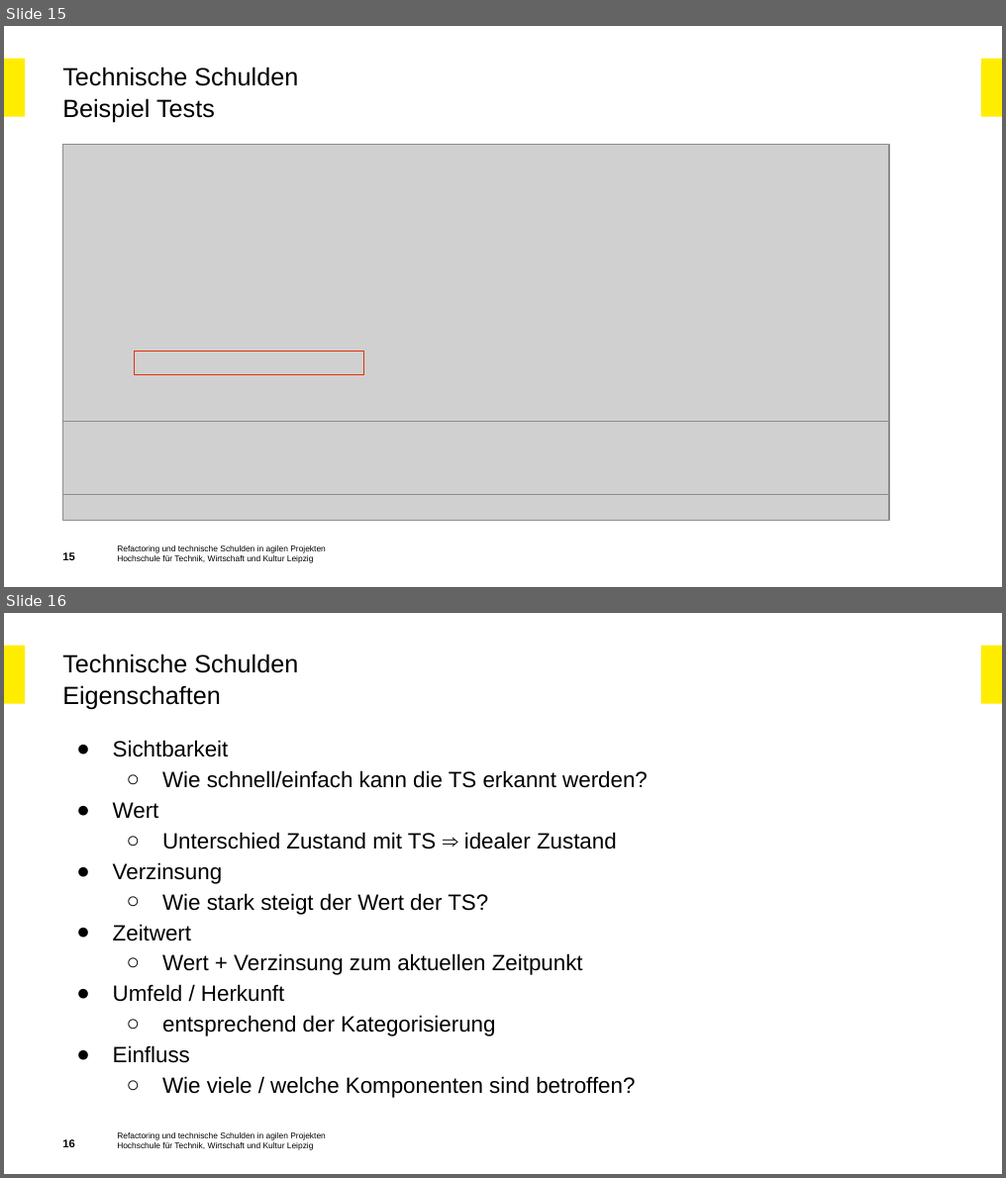
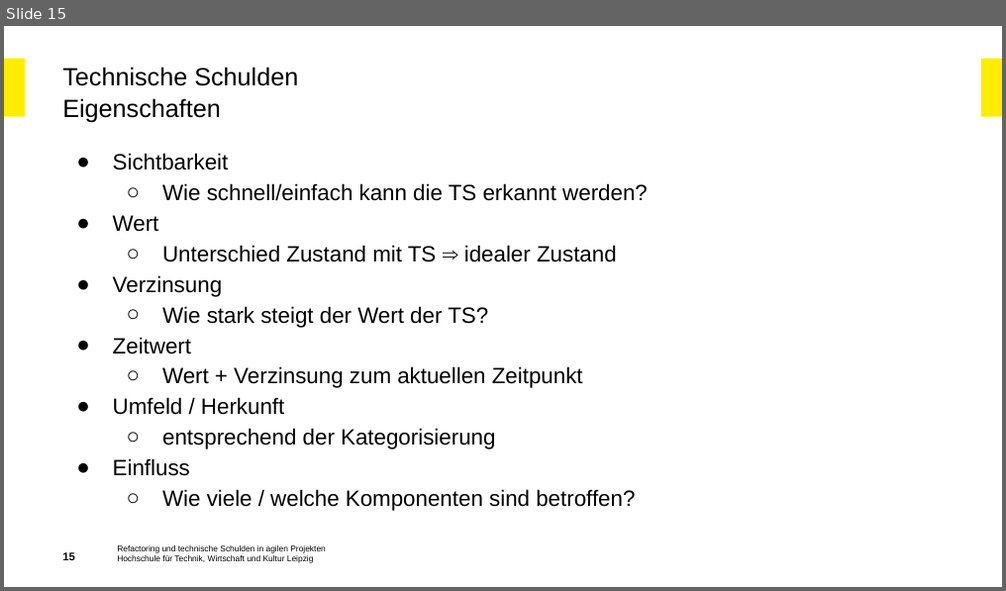
Before and after one commit to Beleg-03-Technische-Schulden/Abgabe, a slide deck: Beleg-03_Präsentation.pptx. Shown one above the other, each under a label of ours: slides 15 and 16 before the commit, slide 15 after it. The pictures are 1006x1178 and 1006x591 pixels, drawn with LibreOffice and Linux fonts; fonts in the diff are those of the drawing; grey boxes stand for pictures; background and template pictures are left out. Boxes give left, top, right and bottom in pixels: in the first picture for what was removed or moved away, otherwise in the second. Text is boxed around its words. In the diff, an @@ line names an element or a change of style, - is before the commit and + after.

```diff
--- a/Beleg-03_Präsentation.pptx
+++ b/Beleg-03_Präsentation.pptx
@@ slide 15 removed at (x1=4, y1=26, x2=1002, y2=587), background #FFFFFF; not listed: 4 template elements that a slide beside it also shows @@
@@ title removed at (x1=62, y1=67, x2=298, y2=123) @@
-Technische Schulden
-Beispiel Tests
@@ picture removed at (x1=62, y1=145, x2=889, y2=422) @@
@@ rectangle removed at (x1=135, y1=352, x2=364, y2=374) @@
@@ picture removed at (x1=62, y1=421, x2=889, y2=495) @@
@@ picture removed at (x1=62, y1=495, x2=889, y2=520) @@
@@ page number removed at (x1=62, y1=553, x2=74, y2=561) @@
-15
@@ what was slide 16 is now slide 15 @@
@@ page number at (x1=62, y1=553, x2=74, y2=561): text changed @@
-16
+15
```
Also in this commit, not shown: 14 slides changed, 1 slide added, 1 other slide removed.
